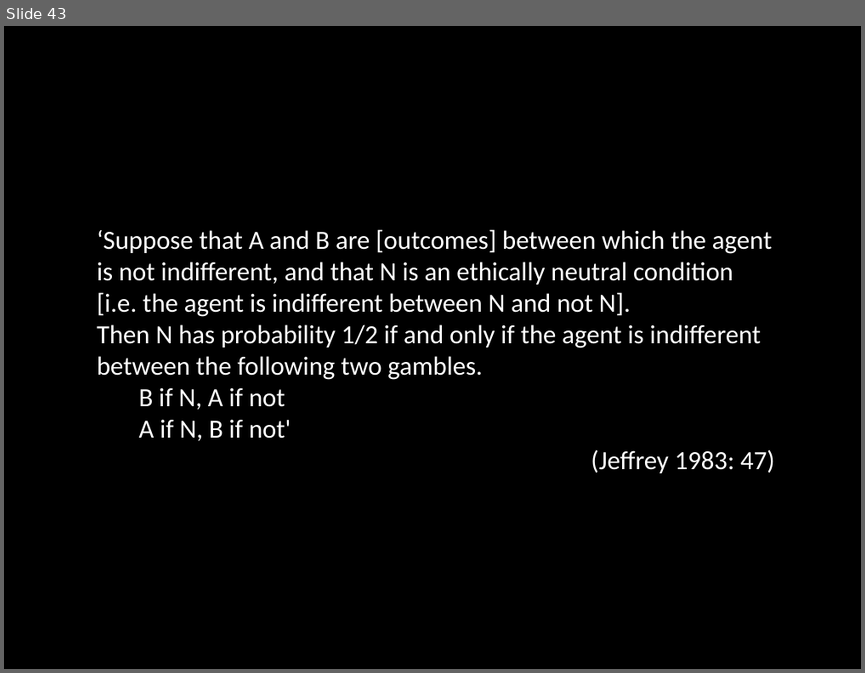
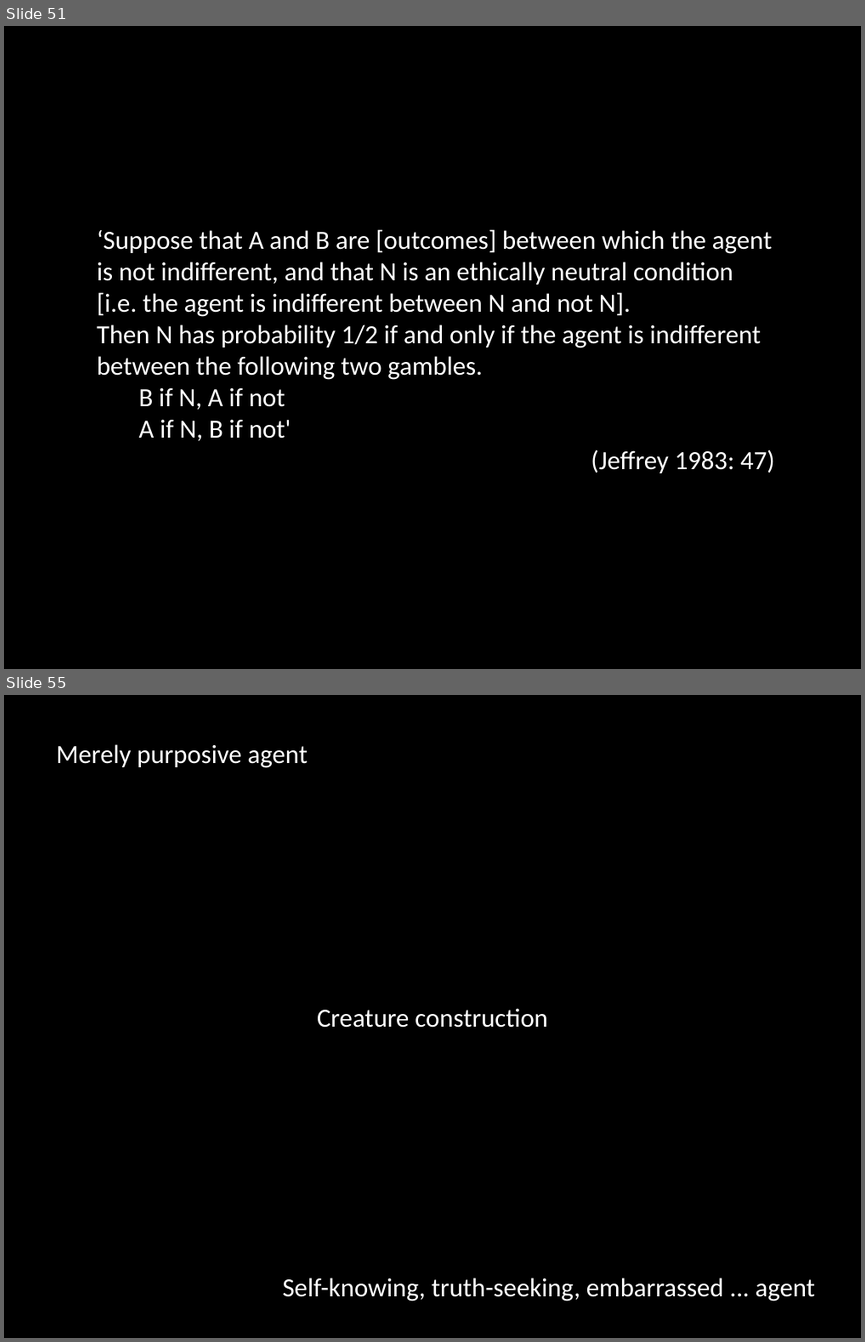
Before and after one commit to butterfill/lecture_mindreading_joint_action_philosophical_tools, a slide deck: lecture 02 what are mental states/lecture02.what are mental states.ppt.pptx. Shown one above the other, each under a label of ours: slide 43 before the commit, slides 51 and 55 after it; the slides between them are not shown. The pictures are 865x673 and 865x1342 pixels, drawn with LibreOffice and Linux fonts; fonts in the diff are those of the drawing. Boxes give left, top, right and bottom in pixels: in the first picture for what was removed or moved away, otherwise in the second. Text is boxed around its words. In the diff, an @@ line names an element or a change of style, - is before the commit and + after.

```diff
--- a/lecture 02 what are mental states/lecture02.what are mental states.ppt.pptx
+++ b/lecture 02 what are mental states/lecture02.what are mental states.ppt.pptx
@@ slide 55 added at <box>4,695,861,1338</box>, background #000000 @@
@@ text added at <box>56,744,307,768</box>, 22 pt, text #FFFFFF @@
+Merely purposive agent
@@ double arrow added from (203, 794) to (635, 1246), #000000 3 pt dashed @@
@@ text added at <box>317,1008,547,1027</box>, 22 pt, text #FFFFFF @@
+Creature construction
@@ text added at <box>283,1277,815,1301</box>, 22 pt, text #FFFFFF @@
+Self-knowing, truth-seeking, embarrassed ... agent
@@ what was slide 43 is now slide 51 @@
```
Also in this commit, not shown: 5 slides changed, 16 other slides added, 10 other files.
